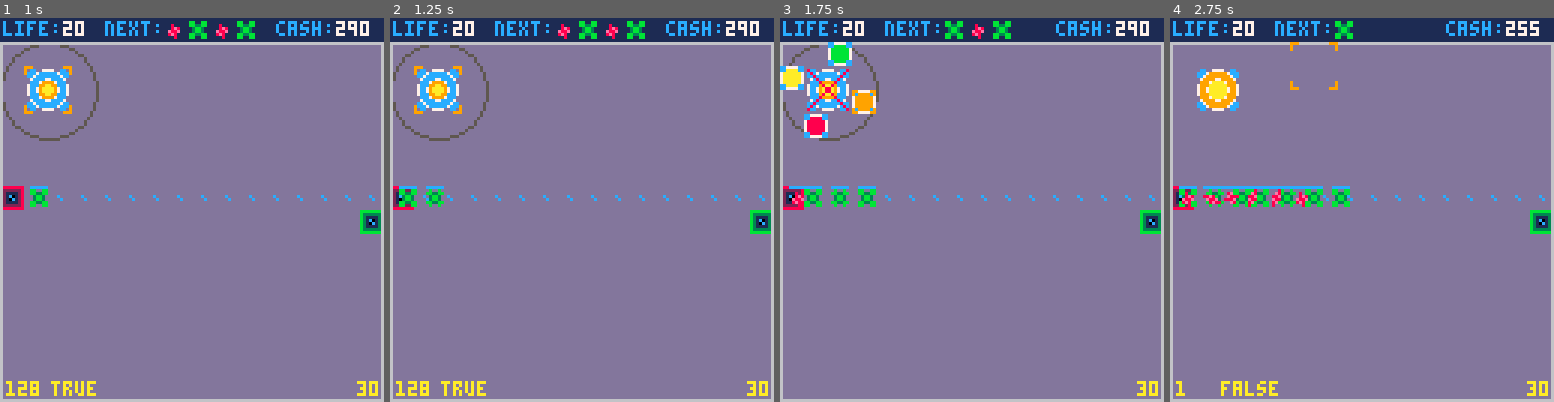
Above: before the commit, frames 1-4 (left to right).
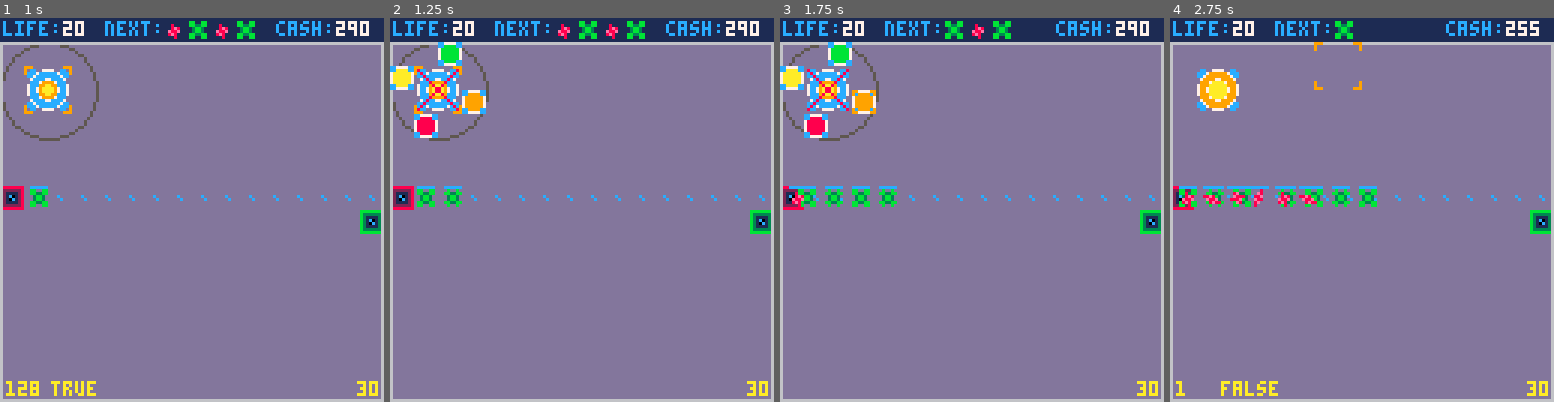
Above: after the commit, the same moments.

Repository: langchr86/pico-bubble-towers
Game: PICO-8 cartridge pico-proto.p8
Same seed, same stepped clock (60 frames per second), same inputs: the game is played once before the commit and once after it.
Inputs:
- Up to frame 1 (1 s): tap X (X key) at 0.33 s; tap O (Z key) at 0.7 s
- Up to frame 2 (1.25 s): tap X (X key) at 1.07 s
- Up to frame 3 (1.75 s): hold Right from 1.6 s (still down); tap O (Z key) at 1.7 s
- Up to frame 4 (2.75 s): tap X (X key) at 1.85 s; release Right at 2.1 s; tap O (Z key) at 2.1, 2.5 s; hold Up 2.15-2.42 s; hold Right from 2.47 s (still down)

Frame 1 is identical in both runs. In frame 2, 2.8% of the frame differs, in the area x 0-25%, y 6-99%; in frame 3, 1.0%; in frame 4, 1.1%.

Commit message:
remove debug print statements in Tower:GetUpgradeMenu()

Diff:
--- a/src/tower.lua
+++ b/src/tower.lua
@@ -84,13 +84,11 @@
       menu_index = flr(type % 100 / 10)
     end
 
-    print(menu_index)
     assert(menu_index < 5)
 
     list[menu_index] = menu
   end
 
-  print("list end")
   return list
 end
 
